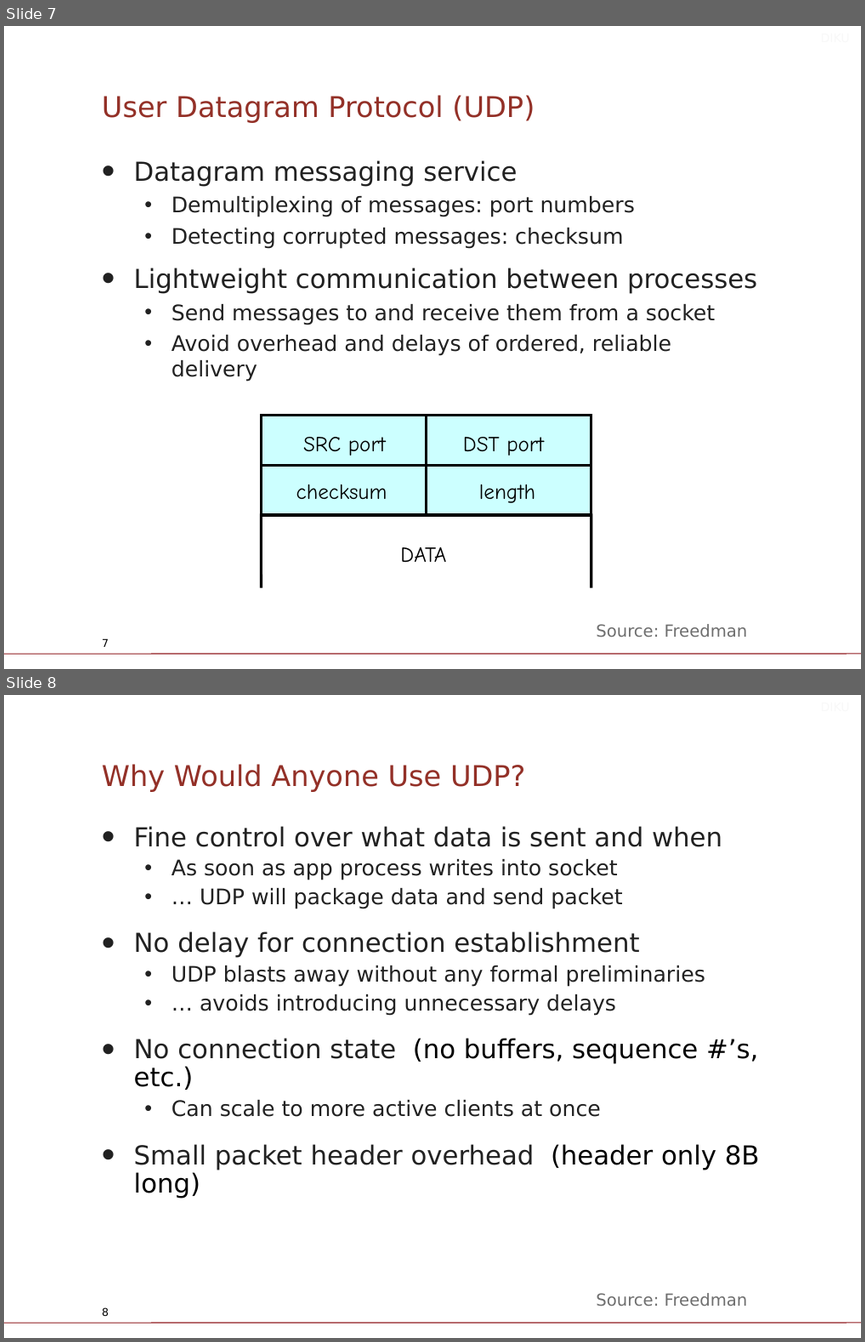
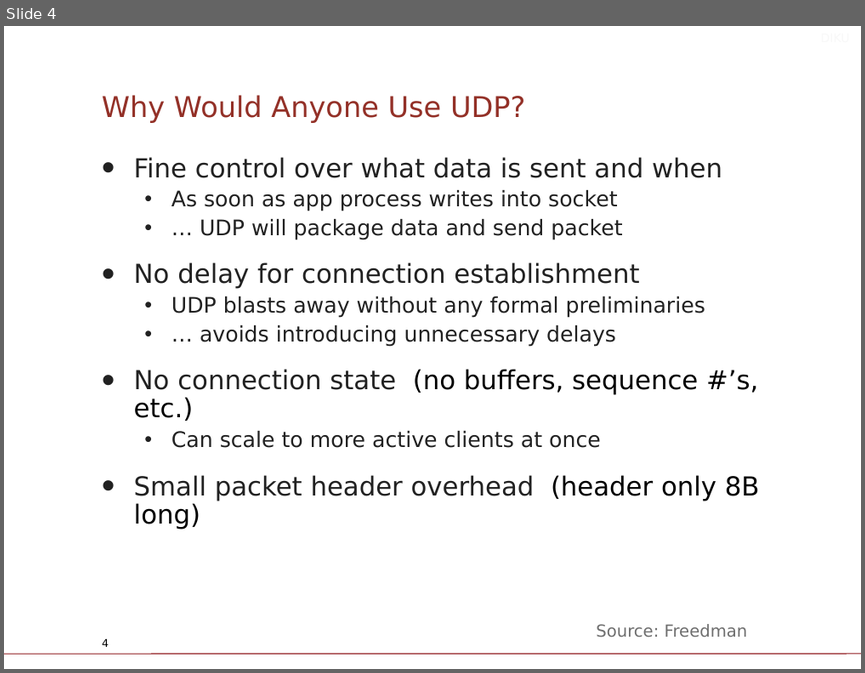
Before and after one commit to diku-compSys/compSys-e2023-pub, a slide deck: lectures/23-11-08_tcp_and_reliable_communication/slides.odp. Shown one above the other, each under a label of ours: slides 7 and 8 before the commit, slide 4 after it. The pictures are 865x1342 and 865x673 pixels, drawn with LibreOffice and Linux fonts; fonts in the diff are those of the drawing; background and template pictures are left out. Boxes give left, top, right and bottom in pixels: in the first picture for what was removed or moved away, otherwise in the second. Text is boxed around its words. In the diff, an @@ line names an element or a change of style, - is before the commit and + after.

```diff
--- a/lectures/23-11-08_tcp_and_reliable_communication/slides.odp
+++ b/lectures/23-11-08_tcp_and_reliable_communication/slides.odp
@@ slide 7 removed at [4, 26, 861, 669], background #FFFFFF; not listed: 1 template element that a slide beside it also shows @@
@@ text removed at [273, 26, 858, 51] @@
-DIKU
@@ title removed at [102, 95, 534, 123] @@
-User Datagram Protocol (UDP)
@@ text removed at [134, 160, 757, 381] @@
-• Datagram messaging service
-  • Demultiplexing of messages: port numbers
-  • Detecting corrupted messages: checksum
-• Lightweight communication between processes
-  • Send messages to and receive them from a socket
-  • Avoid overhead and delays of ordered, reliable delivery
@@ rectangle removed at [261, 415, 426, 465] @@
@@ rectangle removed at [288, 426, 409, 460] @@
-SRC port
@@ rectangle removed at [426, 415, 591, 465] @@
@@ rectangle removed at [448, 426, 569, 460] @@
-DST port
@@ rectangle removed at [261, 465, 426, 515] @@
@@ text removed at [296, 484, 387, 499] @@
-checksum
@@ rectangle removed at [426, 465, 591, 515] @@
@@ text removed at [479, 484, 535, 503] @@
-length
@@ line removed from (261, 515) to (261, 586) @@
@@ line removed from (590, 515) to (590, 586) @@
@@ text removed at [400, 547, 446, 562] @@
-DATA
@@ text removed at [596, 624, 748, 636] @@
-Source: Freedman
@@ page number removed at [102, 638, 109, 646] @@
-7
@@ what was slide 8 is now slide 4 @@
@@ page number at [102, 638, 109, 646]: text changed @@
-8
+4
```
Also in this commit, not shown: 2 slides changed, 2 slides added, 4 other slides removed, 3 other files.
